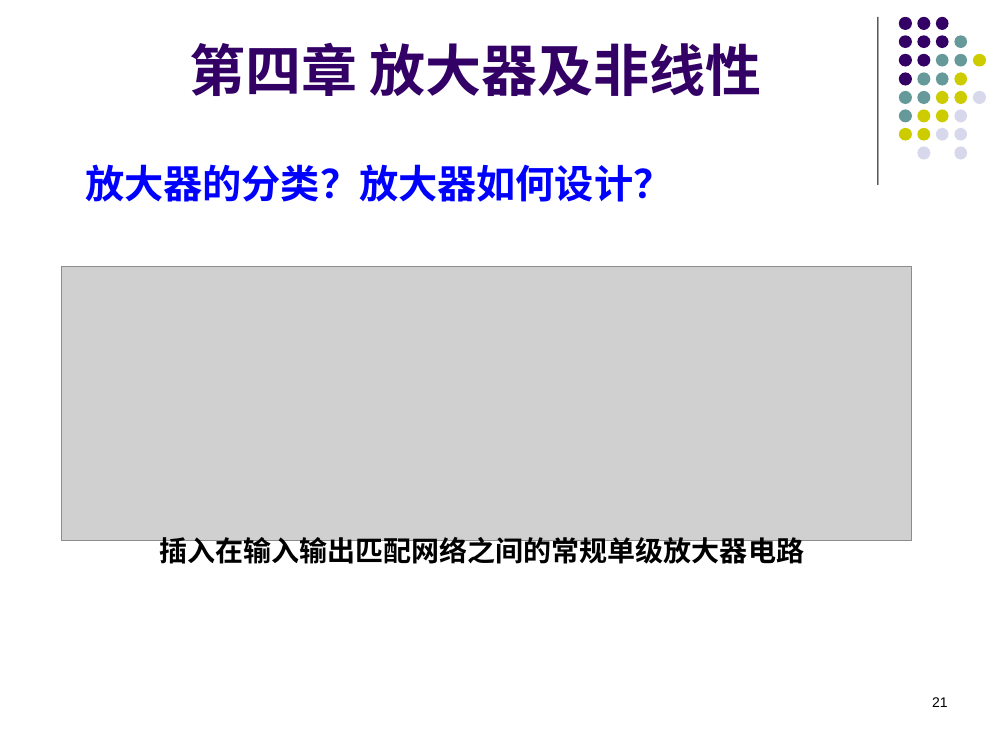
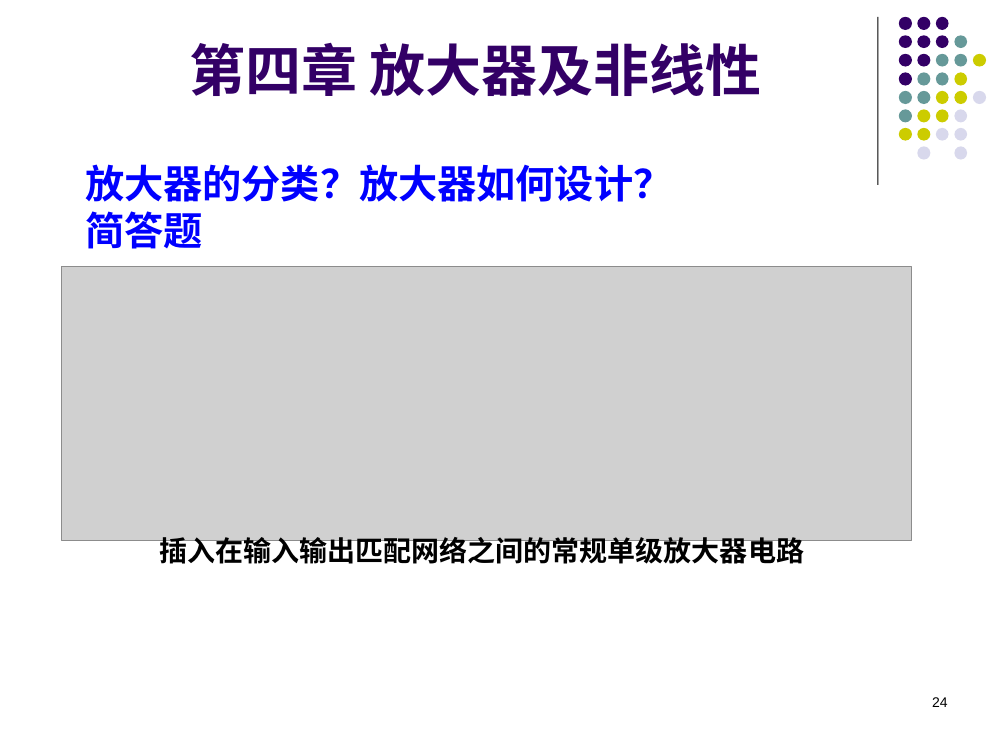
Before and after one commit to lyMeiSEU/ly_schoolhelper, a slide deck: slide 24 of 通信电子/复习.pptx (slide 21 before the commit). Drawn at 1008x756 pixels with LibreOffice and Linux fonts; fonts in the diff are those of the drawing; grey boxes stand for pictures; background and template pictures are left out. Boxes give left, top, right and bottom in pixels: in the first picture for what was removed or moved away, otherwise in the second. Text is boxed around its words. In the diff, an @@ line names an element or a change of style, - is before the commit and + after.

```diff
--- a/通信电子/复习.pptx
+++ b/通信电子/复习.pptx
@@ text at (85, 211, 202, 249): paragraph added @@
+简答题
@@ page number at (932, 697, 948, 707): text changed @@
-21
+24
```
Also in this commit, not shown: 7 other slides changed, 4 slides added, 1 slide removed, 3 other files.
